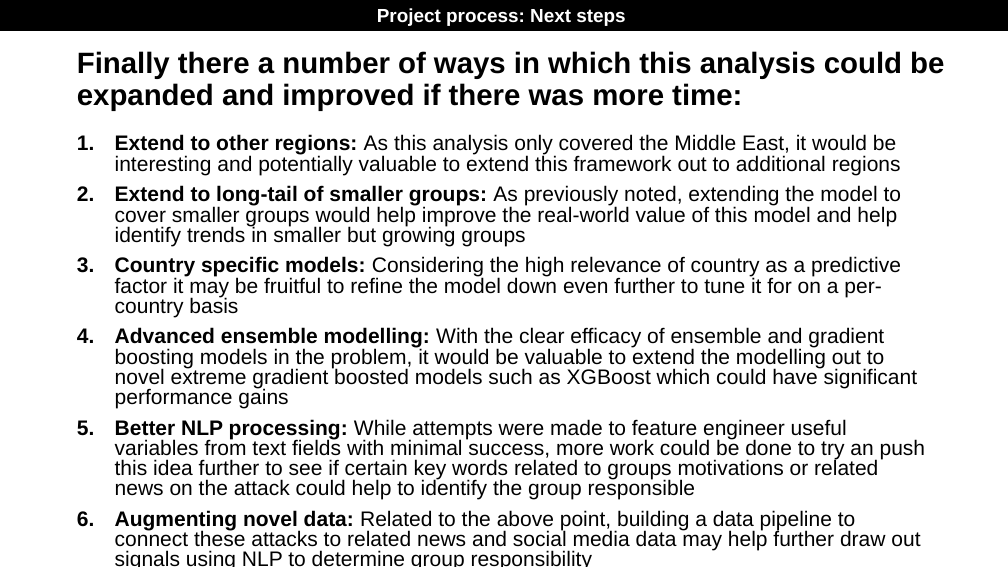
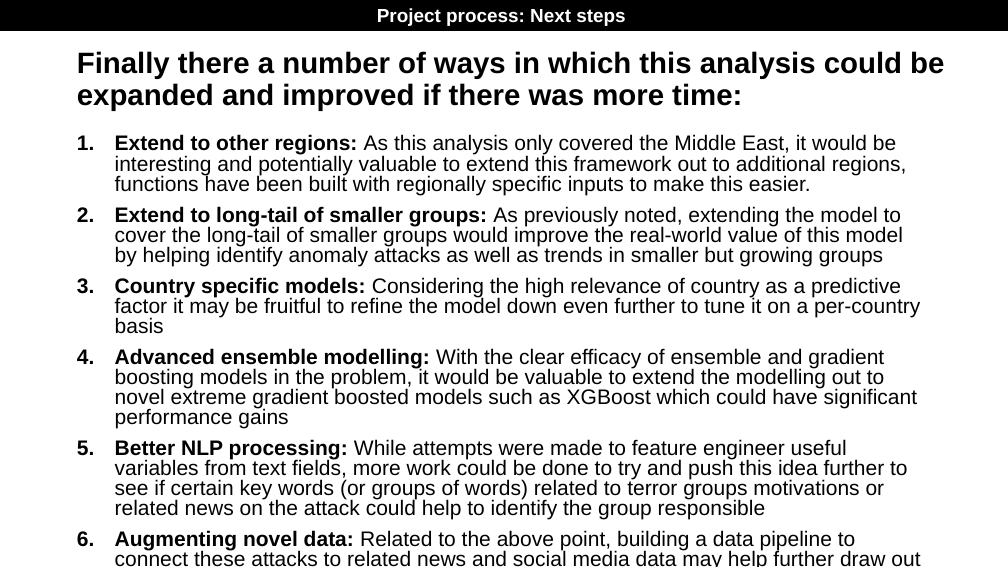
Before and after one commit to skanalytic/fellowshipai_challenge, a slide deck: slide 39 of final_presentation/FellowshipAI_challenge_terror_groups_samuel_king_final_presentation.pptx. Drawn at 1008x567 pixels with LibreOffice and Linux fonts; fonts in the diff are those of the drawing; background and template pictures are left out. Boxes give left, top, right and bottom in pixels: in the first picture for what was removed or moved away, otherwise in the second. Text is boxed around its words. In the diff, an @@ line names an element or a change of style, - is before the commit and + after.

```diff
--- a/final_presentation/FellowshipAI_challenge_terror_groups_samuel_king_final_presentation.pptx
+++ b/final_presentation/FellowshipAI_challenge_terror_groups_samuel_king_final_presentation.pptx
@@ text at (115,134,920,334): text changed @@
-1. Extend to other regions: As this analysis only covered the Middle East, it would be interesting and potentially valuable to extend this framework out to additional regions
-2. Extend to long-tail of smaller groups: As previously noted, extending the model to cover smaller groups would help improve the real-world value of this model and help identify trends in smaller but growing groups
-3. Country specific models: Considering the high relevance of country as a predictive factor it may be fruitful to refine the model down even further to tune it for on a per-country basis
+1. Extend to other regions: As this analysis only covered the Middle East, it would be interesting and potentially valuable to extend this framework out to additional regions, functions have been built with regionally specific inputs to make this easier.
+2. Extend to long-tail of smaller groups: As previously noted, extending the model to cover the long-tail of smaller groups would improve the real-world value of this model by helping identify anomaly attacks as well as trends in smaller but growing groups
+3. Country specific models: Considering the high relevance of country as a predictive factor it may be fruitful to refine the model down even further to tune it on a per-country basis
@@ text at (115,439,908,520): text changed @@
-5. Better NLP processing: While attempts were made to feature engineer useful variables from text fields with minimal success, more work could be done to try an push this idea further to see if certain key words related to groups motivations or related news on the attack could help to identify the group responsible
+5. Better NLP processing: While attempts were made to feature engineer useful variables from text fields, more work could be done to try and push this idea further to see if certain key words (or groups of words) related to terror groups motivations or related news on the attack could help to identify the group responsible
```
Also in this commit, not shown: 2 other slides changed, 4 other files.
